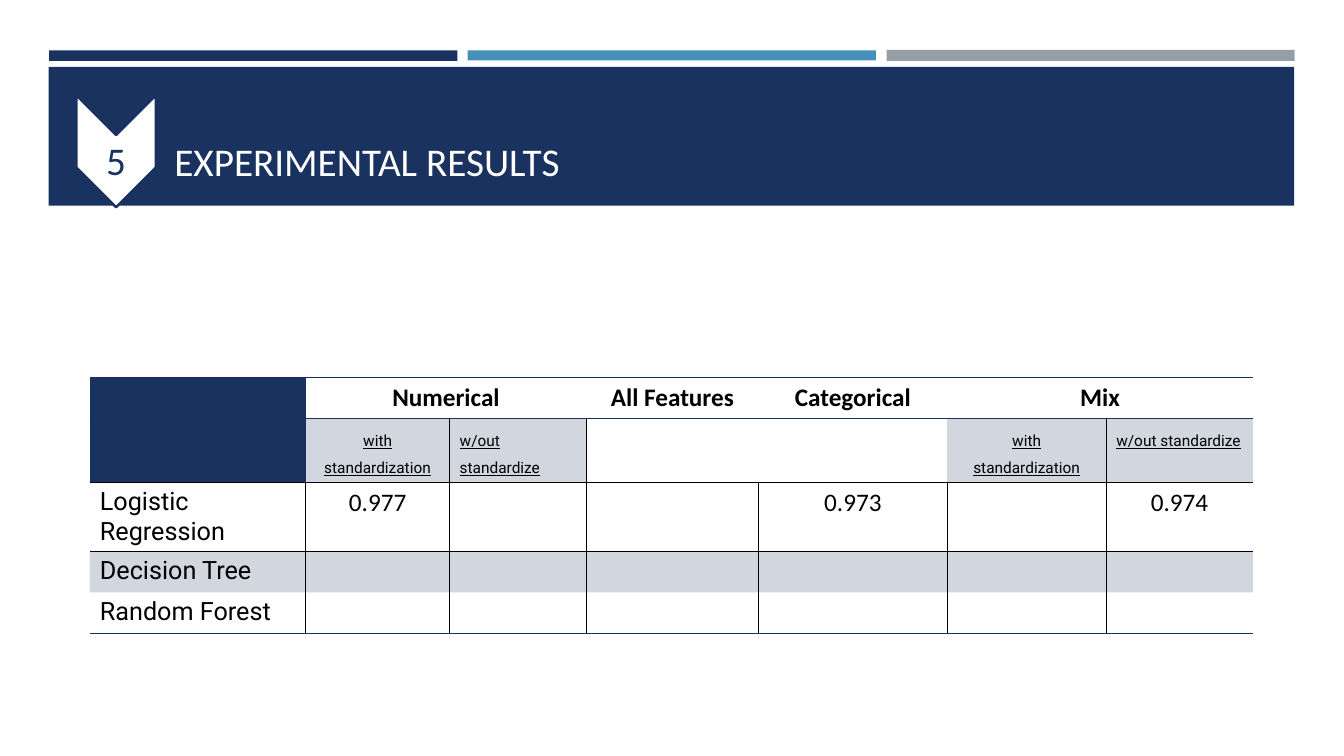
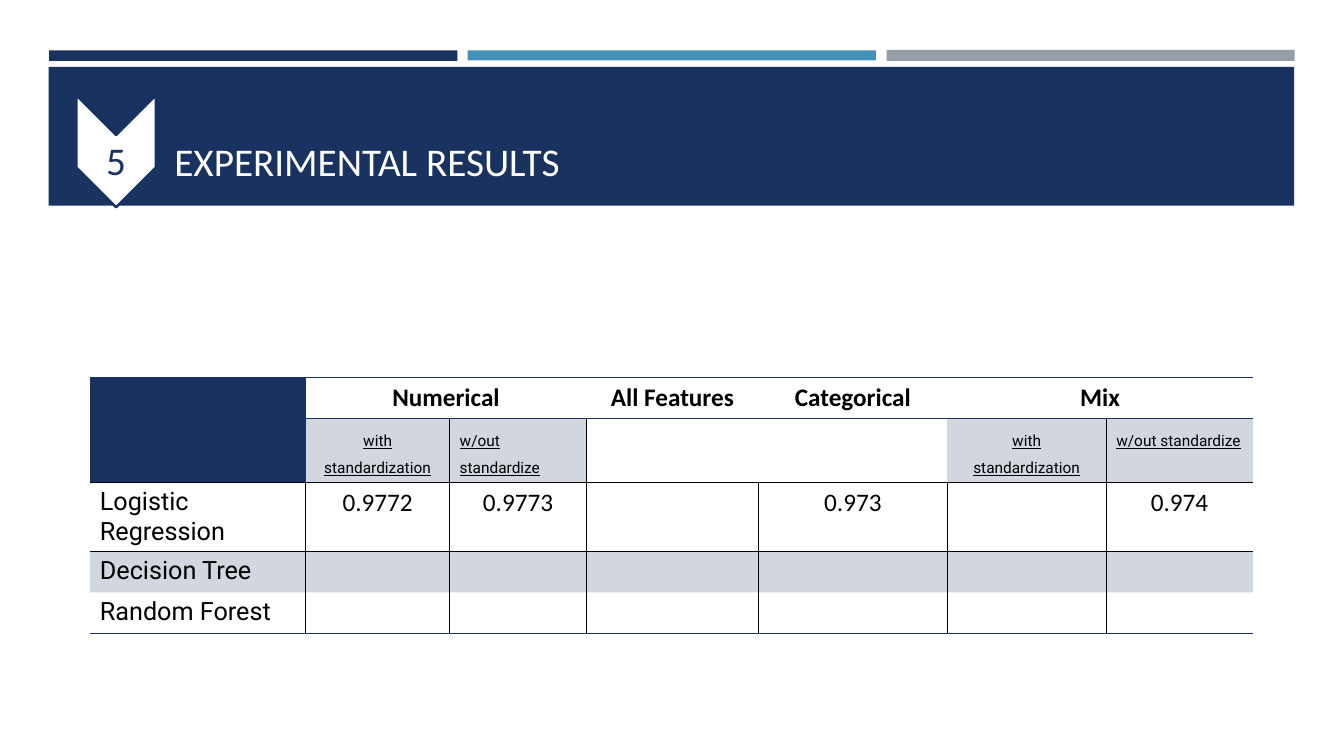
Before and after one commit to lmriccardo/fraudolent-transaction-classification, a slide deck: slide 12 of presentation/fraudolent_transaction.pptx. Drawn at 1344x756 pixels with LibreOffice and Linux fonts; fonts in the diff are those of the drawing. Boxes give left, top, right and bottom in pixels: in the first picture for what was removed or moved away, otherwise in the second. Text is boxed around its words. In the diff, an @@ line names an element or a change of style, - is before the commit and + after.

Commit message:
Update README: update Results table.

```diff
--- a/presentation/fraudolent_transaction.pptx
+++ b/presentation/fraudolent_transaction.pptx
@@ table at (90,377,1253,625) @@
-row 3, column 2: 0.977
+row 3, column 2: 0.9772
-row 3, column 3: 
+row 3, column 3: 0.9773
```
Also in this commit, not shown: 3 other files.
